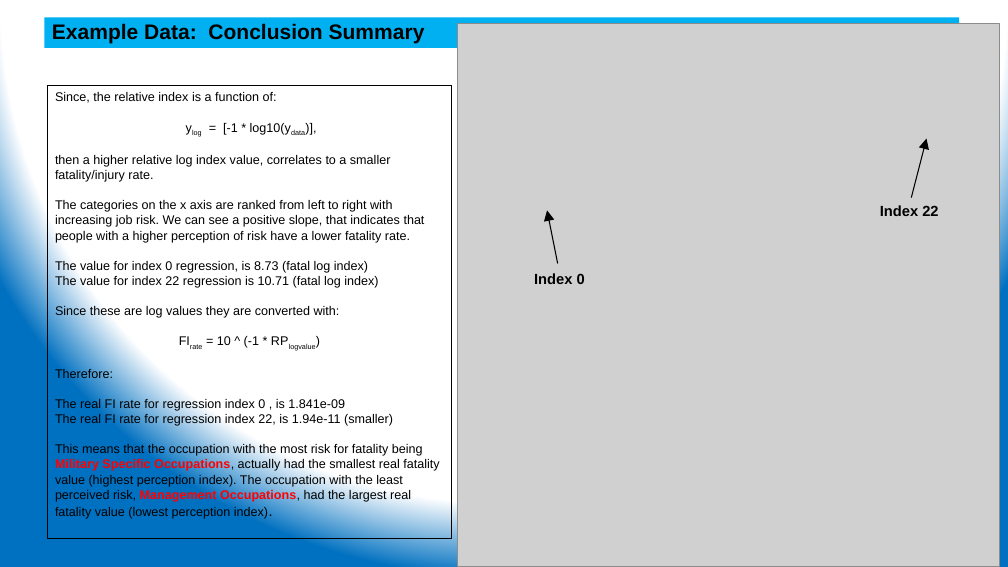
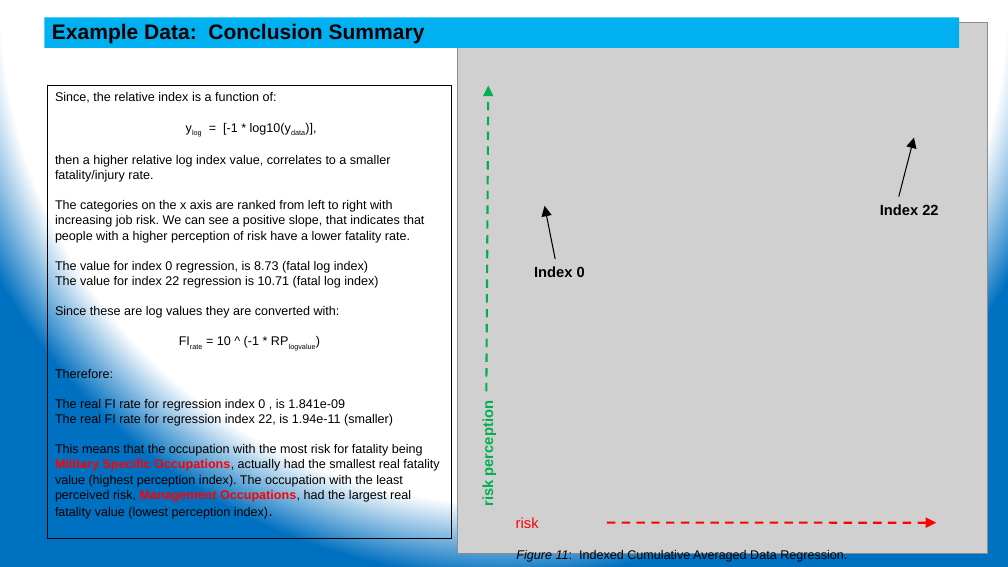
Before and after one commit to ehsintegration/yfd-phd-bls-data, a slide deck: slide 33 of D2-documentation/YennyF.Diaz-Risk Percep Injuries_CommitteeUdate 04-20-2021.pptx (slide 36 before the commit). Drawn at 1008x567 pixels with LibreOffice and Linux fonts; fonts in the diff are those of the drawing; grey boxes stand for pictures. Boxes give left, top, right and bottom in pixels: in the first picture for what was removed or moved away, otherwise in the second. Text is boxed around its words. In the diff, an @@ line names an element or a change of style, - is before the commit and + after.

```diff
--- a/D2-documentation/YennyF.Diaz-Risk Percep Injuries_CommitteeUdate 04-20-2021.pptx
+++ b/D2-documentation/YennyF.Diaz-Risk Percep Injuries_CommitteeUdate 04-20-2021.pptx
@@ picture: place and size @@
-picture at [457, 24, 1000, 567]
+picture at [457, 23, 988, 554]
@@ arrow added from (486, 392) to (488, 85), #00B050 2 pt dashed @@
@@ arrow moved from (911, 197) - (927, 138) to (899, 197) - (914, 138) @@
@@ arrow moved from (558, 264) - (547, 210) to (555, 259) - (544, 206) @@
@@ text "Index 0": place and size @@
-text "Index 0" at [534, 273, 585, 284]
+text "Index 0" at [534, 266, 585, 277]
@@ text added at [480, 409, 496, 505], 14 pt, text #00B050, bold @@
+risk perception
@@ text added at [516, 517, 539, 528], 14 pt, text #FF0000 @@
+risk
@@ arrow added from (607, 523) to (936, 523), #FF0000 2 pt dashed @@
@@ text added at [516, 549, 847, 562], 12 pt, text #000000 @@
+Figure 11: Indexed Cumulative Averaged Data Regression.
```
Also in this commit, not shown: 25 other slides changed, 1 slide removed.
